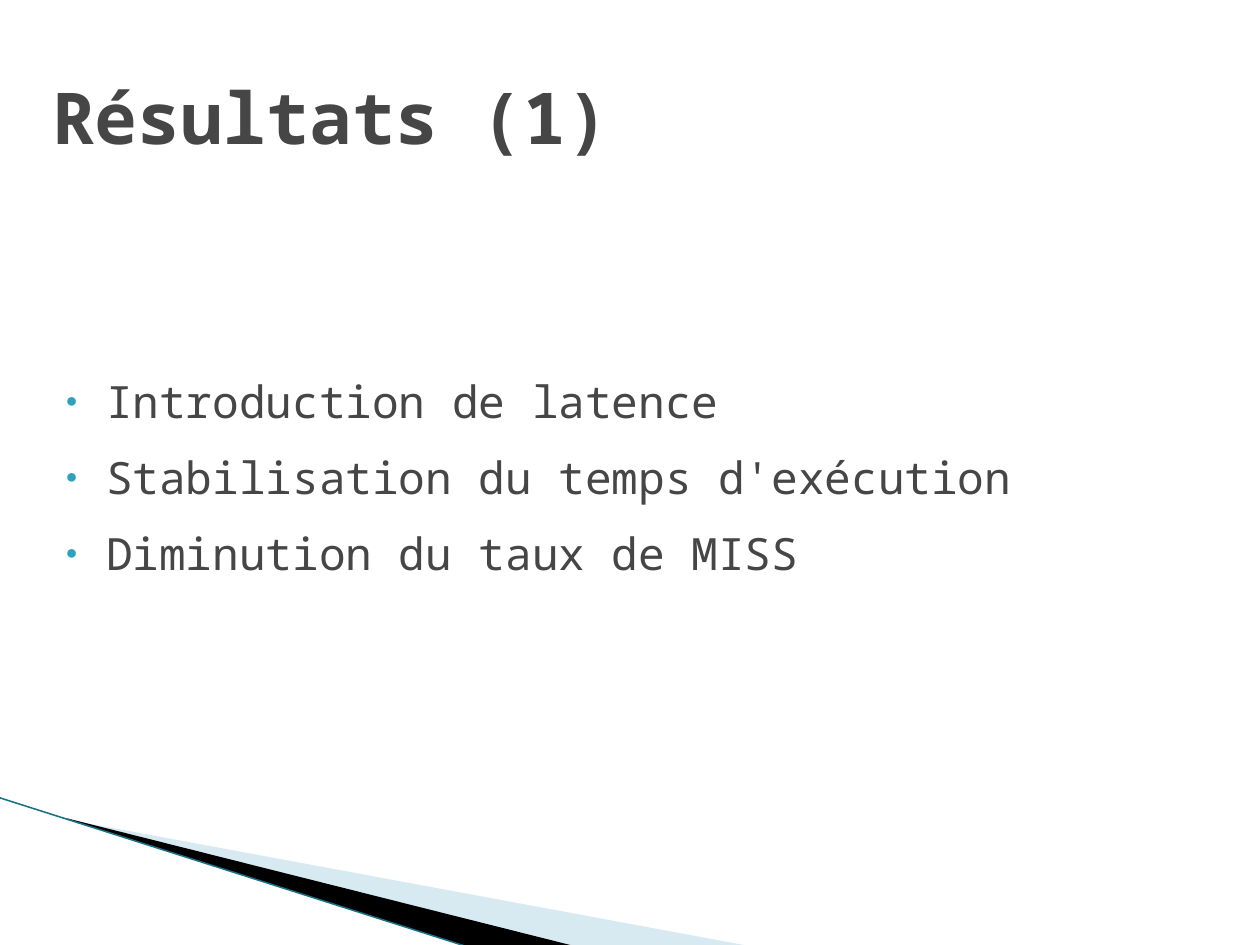
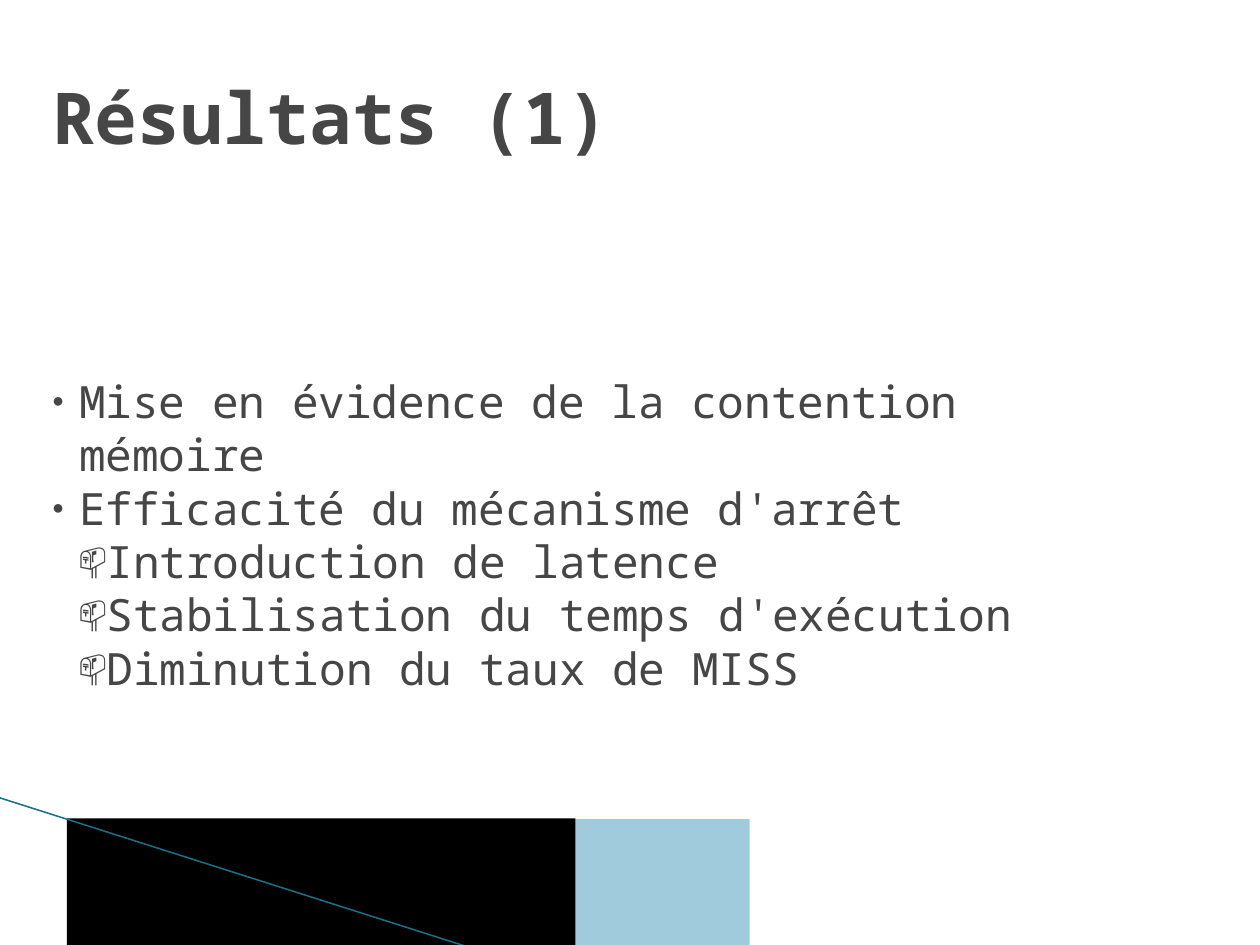
Before and after one commit to robertoxmed/c_memory_monitor, a slide deck: slide 11 of doc/Temps-Réel et Multi-coeurs.pptx (slide 10 before the commit). Drawn at 1260x945 pixels with LibreOffice and Linux fonts; fonts in the diff are those of the drawing; background and template pictures are left out. Boxes give left, top, right and bottom in pixels: in the first picture for what was removed or moved away, otherwise in the second. Text is boxed around its words. In the diff, an @@ line names an element or a change of style, - is before the commit and + after.

```diff
--- a/doc/Temps-Réel et Multi-coeurs.pptx
+++ b/doc/Temps-Réel et Multi-coeurs.pptx
@@ text at (79,384,957,526): paragraphs added @@
+● Mise en évidence de la contention mémoire
+● Efficacité du mécanisme d'arrêt
@@ text at (107,544,1012,686): bullet ● to 📫; list level 1 to 2 in "Introduction de latence"; list level 1 to 2 in "Stabilisation du temps d'exécution"; list level 1 to 2 in "Diminution du taux de MISS" @@
@@ line (0, 798) - (468, 945): stroke #97C5D8 0.95 pt to #196F85 0.96 pt @@
@@ freeform shape removed at (67,819,576,945) @@
@@ rectangle added at (67,819,576,945), fill #000000 @@
@@ freeform shape removed at (69,820,750,945) @@
@@ rectangle added at (69,820,750,945), fill #9FCBDC @@
```
Also in this commit, not shown: 10 other slides changed, 3 slides added, 2 slides removed.
